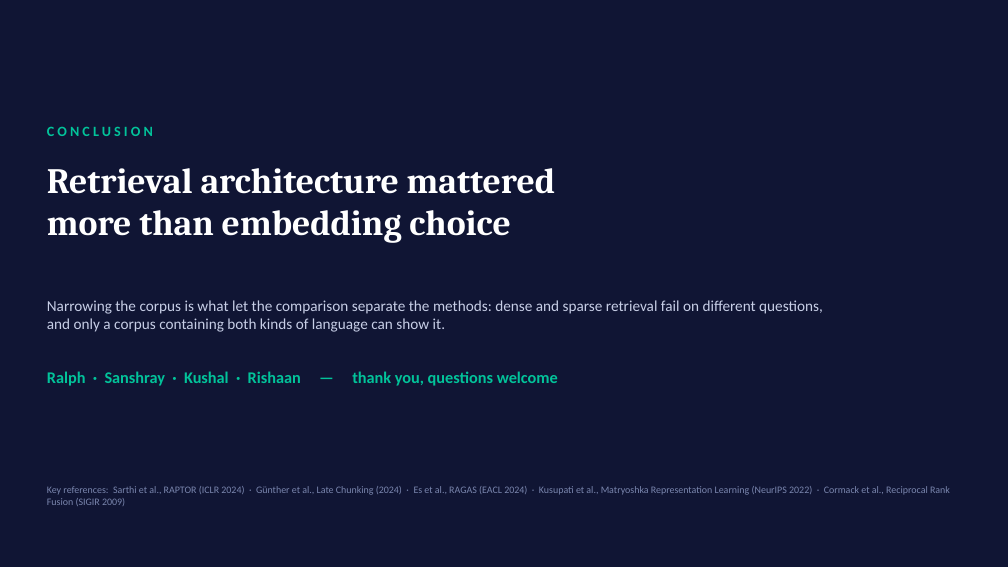
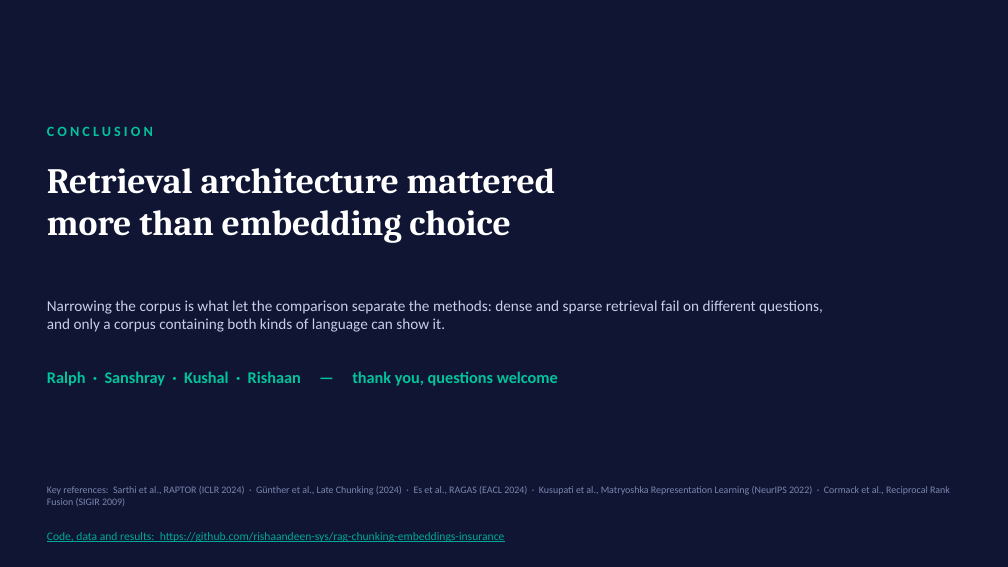
Before and after one commit to rishaandeen-sys/rag-chunking-embeddings-insurance, a slide deck: slide 13 of deck/RAG_Chunking_Embeddings_Review3.pptx. Drawn at 1008x567 pixels with LibreOffice and Linux fonts; fonts in the diff are those of the drawing. Boxes give left, top, right and bottom in pixels: in the first picture for what was removed or moved away, otherwise in the second. Text is boxed around its words. In the diff, an @@ line names an element or a change of style, - is before the commit and + after.

```diff
--- a/deck/RAG_Chunking_Embeddings_Review3.pptx
+++ b/deck/RAG_Chunking_Embeddings_Review3.pptx
@@ text added at (x1=47, y1=532, x2=505, y2=542), 11 pt, text #00A896, underline @@
+Code, data and results: https://github.com/rishaandeen-sys/rag-chunking-embeddings-insurance
```
Also in this commit, not shown: 1 other slide changed, 6 other files.
